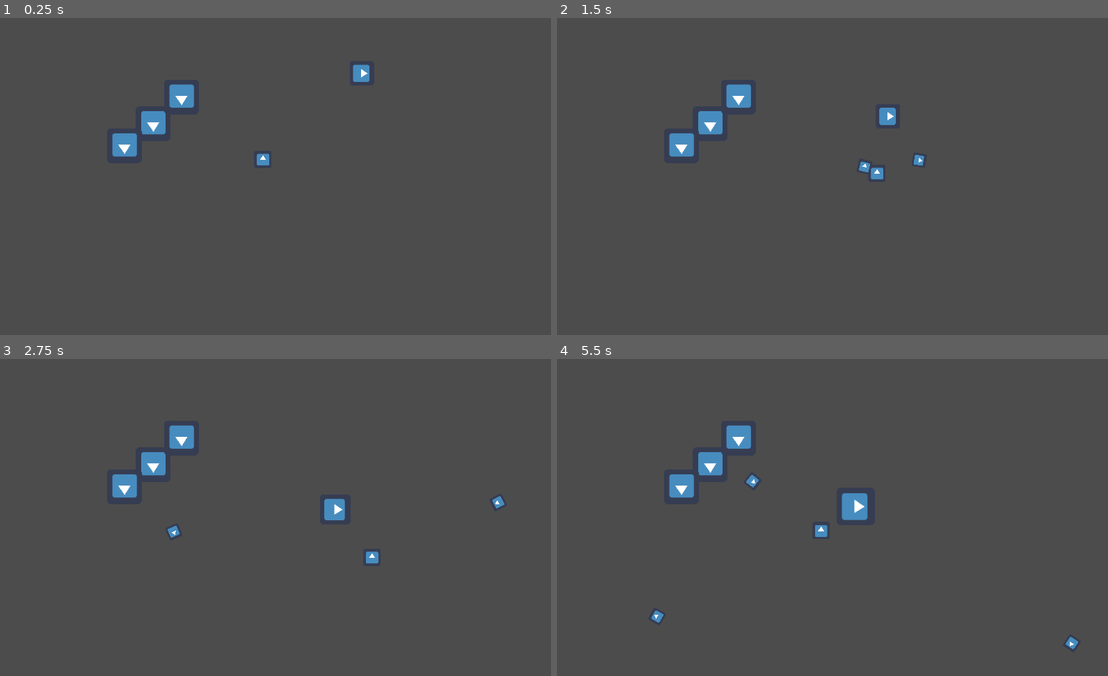
Above: before the commit, frames 1-4 (two rows, left to right).
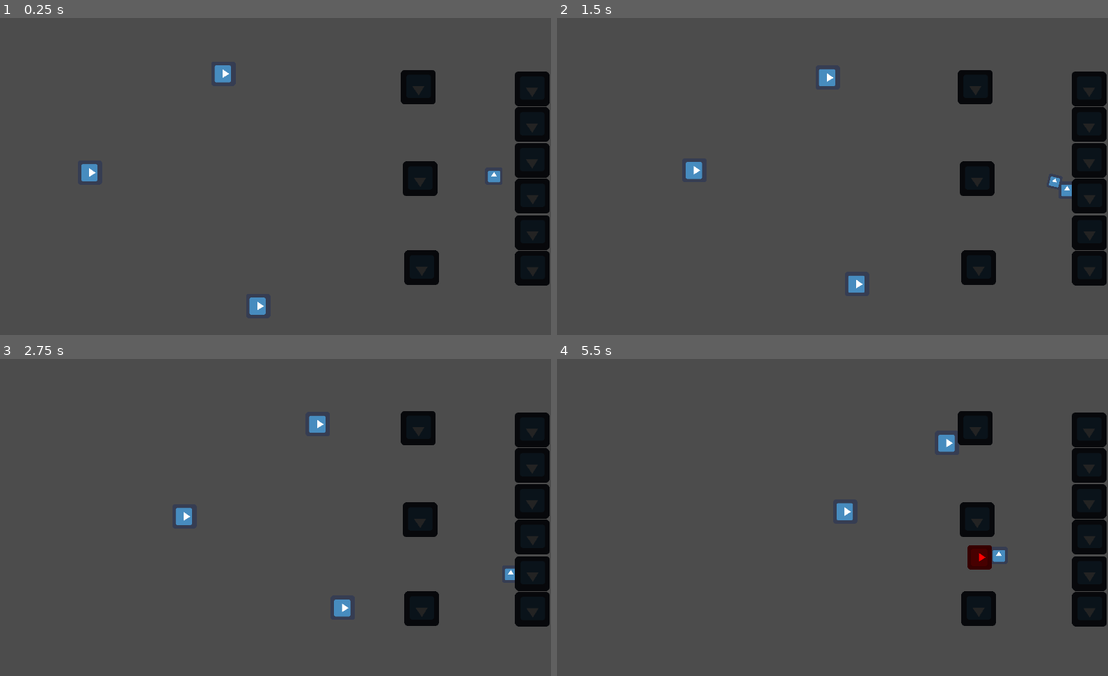
Above: after the commit, the same moments.

Repository: TreyDettmer/DefendTheKitchen
Game: Godot game, scene res://Main.tscn
The game is run twice, just before and just after one commit, with the same random seed, the same clock (stepped at 60 frames per second) and the same inputs. The engine's default icon, where the game draws it, is replaced by a stand-in: a white triangle on a blue panel in a dark square.
Inputs (mouse positions are in pixels of both pictures, inside the frame that each line leads up to):
- Up to frame 1 (0.25 s): no input
- Up to frame 2 (1.5 s): move the mouse to (953, 160) at 0.52 s; hold D (move_right) 0.53-1.28 s; click (953, 160) at 0.6 s; move the mouse to (716, 192) at 1.27 s; hold S (move_down) from 1.28 s (still down); click (716, 192) at 1.35 s
- Up to frame 3 (2.75 s): move the mouse to (330, 447) at 2.02 s; release S (move_down) at 2.03 s; hold D (move_right) from 2.03 s (still down); click (330, 447) at 2.1 s
- Up to frame 4 (5.5 s): move the mouse to (799, 584) at 2.77 s; release D (move_right) at 2.78 s; hold W (move_up) 2.78-3.53 s; click (799, 584) at 2.85 s; move the mouse to (997, 568) at 3.52 s; hold A (move_left) 3.53-5.03 s; click (997, 568) at 3.6 s; move the mouse to (661, 469) at 4.27 s; click (661, 469) at 4.35 s; move the mouse to (860, 517) at 5.02 s; hold S (move_down) from 5.03 s (still down); click (860, 517) at 5.1 s

The runs differ from the first frame. In frame 1, 8.0% of the frame differs, in the area x 14-100%, y 14-94%; in frame 2, 8.1%; in frame 3, 8.2%; in frame 4, 8.4%, in the area x 17-100%, y 16-92%.

Commit message:
player health, player death, and enemy attack

Diff:
--- a/DefendTheKitchen/Enemy.gd
+++ b/DefendTheKitchen/Enemy.gd
@@ -11,13 +11,21 @@
 # since we aren't currently changing the sprite to make the enemy look fatter, we just change the size of the sprite
 export var damageSpriteScaleFactor = 1.25;
 var isDead = false;
-var healthPoints = 3;
+var canMove = true;
+export var canMoveOnAttack = true;
+var isAttacking = false;
+var canAttack = true;
+export var attackCooldown = 1.0;
+export var attackWindup = 1.0;
+export var attackDistance = 200;
+export var healthPoints = 3;
+var currentColor = Color(1,1,1);
 
 func _ready():
 	player = get_node(playerNodePath);
 	navigationAgent.set_target_location(player.global_position);
 	navigationAgent.max_speed = maxSpeed;
-
+	$AnimatedSprite.modulate = currentColor;
 
 func _process(delta):
 	if isDead:
@@ -25,8 +33,23 @@
 	CalculateMovement(delta);
 
 
+func _physics_process(_delta):
+	if isDead:
+		return;
+
+	# if we are close enough to player then attack
+	if canAttack and (player.global_position - global_position).length_squared() < attackDistance*attackDistance:
+
+		# ensure that there is nothing between us and the player
+		var space_state = get_world_2d().direct_space_state;
+		var raycastResult = space_state.intersect_ray(global_position,player.global_position,[self],0b0001)
+		if raycastResult:
+
+			attackPlayer();
+
+
 func CalculateMovement(_delta):
-	if player != null:
+	if player != null and canMove:
 		# move towards the player
 		navigationAgent.set_target_location(player.global_position);
 		var moveDirection = position.direction_to(navigationAgent.get_next_location());
@@ -38,9 +61,13 @@
 func takeDamage(damage):
 	if not isDead:
 		healthPoints -= damage;
+		currentColor *= .5
+		$AnimatedSprite.modulate = currentColor;
+
 		# increase size of enemy
-		$AnimatedSprite.scale *= damageSpriteScaleFactor;
-		$CollisionShape2D.shape.radius *= damageSpriteScaleFactor;
+		# not doing this right now because of collision issues
+		#$AnimatedSprite.scale *= damageSpriteScaleFactor;
+		#$CollisionShape2D.shape.radius *= damageSpriteScaleFactor;
 		if healthPoints <= 0:
 			die();
 func die():
@@ -48,14 +75,39 @@
 		isDead = true;
 		queue_free();
 
+func disable():
+	isDead = true;
+
 # signal called by set_velocity() method of navigationAgent
 func _on_NavigationAgent2D_velocity_computed(safe_velocity):
 	velocity = safe_velocity;
 	var _velocity = move_and_slide(velocity);
 	for index in get_slide_count():
 		var collision := get_slide_collision(index);
-		var body := collision.collider;
+		var _body := collision.collider;
 
 # emit information needed to draw enemy's desired path
 func _on_NavigationAgent2D_path_changed():
 	emit_signal("pathChanged",navigationAgent.get_nav_path());
+
+
+func attackPlayer():
+	isAttacking = true;
+	canAttack = false;
+	print("starting attack...")
+	if not canMoveOnAttack:
+		canMove = false;
+	$AnimatedSprite.modulate = Color(1,0,0);
+	yield(get_tree().create_timer(attackWindup),"timeout");
+	if (player.global_position - global_position).length_squared() < attackDistance*attackDistance and not isDead:
+		player.takeDamage(1.0)
+		print("hit")
+	else:
+		print("missed")
+
+	if not canMoveOnAttack:
+		canMove = true;
+	$AnimatedSprite.modulate = currentColor;
+	isAttacking = false;
+	yield(get_tree().create_timer(attackCooldown),"timeout");
+	canAttack = true;
--- a/DefendTheKitchen/Enemy.tscn
+++ b/DefendTheKitchen/Enemy.tscn
@@ -18,7 +18,10 @@
 collision_layer = 2
 collision_mask = 13
 script = ExtResource( 2 )
-maxSpeed = 80.0
+maxSpeed = 70.0
+canMoveOnAttack = false
+attackWindup = 0.5
+attackDistance = 50
 
 [node name="AnimatedSprite" type="AnimatedSprite" parent="."]
 rotation = 1.5708
--- a/DefendTheKitchen/ExampleObstacle.tscn
+++ b/DefendTheKitchen/ExampleObstacle.tscn
@@ -1,6 +1,9 @@
 [gd_scene load_steps=4 format=2]
 
 [ext_resource path="res://icon.png" type="Texture" id=1]
+
+[sub_resource type="RectangleShape2D" id=2]
+extents = Vector2( 31, 30 )
 
 [sub_resource type="SpriteFrames" id=1]
 animations = [ {
@@ -10,16 +13,14 @@
 "speed": 5.0
 } ]
 
-[sub_resource type="RectangleShape2D" id=2]
-extents = Vector2( 31, 30 )
-
 [node name="ExampleObstacle" type="StaticBody2D"]
 collision_layer = 4
 collision_mask = 11
 
+[node name="CollisionShape2D" type="CollisionShape2D" parent="."]
+shape = SubResource( 2 )
+
 [node name="AnimatedSprite" type="AnimatedSprite" parent="."]
+modulate = Color( 0.137255, 0.137255, 0.137255, 1 )
 frames = SubResource( 1 )
 flip_v = true
-
-[node name="CollisionShape2D" type="CollisionShape2D" parent="."]
-shape = SubResource( 2 )
--- a/DefendTheKitchen/Main.tscn
+++ b/DefendTheKitchen/Main.tscn
@@ -6,9 +6,9 @@
 [ext_resource path="res://Main.gd" type="Script" id=4]
 
 [sub_resource type="NavigationPolygon" id=1]
-vertices = PoolVector2Array( 1024, 3, 1024, 597, 397, 158, 380, 107, 360, 205, -1, 603, 294, 273, 235, 293, 190, 278, 3, 3, 178, 233, 241, 167, 312, 110 )
-polygons = [ PoolIntArray( 0, 1, 2, 3 ), PoolIntArray( 4, 2, 1 ), PoolIntArray( 4, 1, 5, 6 ), PoolIntArray( 7, 6, 5 ), PoolIntArray( 8, 7, 5 ), PoolIntArray( 8, 5, 9, 10 ), PoolIntArray( 11, 10, 9 ), PoolIntArray( 9, 0, 3, 12 ), PoolIntArray( 9, 12, 11 ) ]
-outlines = [ PoolVector2Array( 3, 3, -1, 603, 1024, 597, 1024, 3 ), PoolVector2Array( 241, 167, 178, 233, 190, 278, 235, 293, 294, 273, 360, 205, 397, 158, 380, 107, 312, 110 ) ]
+vertices = PoolVector2Array( 1024, 3, 1024, 597, 1020, 516, 1018, 101, 950, 100, 950, 511, 831, 425, 828, 341, 826, 265, 823, 173, 821, 92, 828, 508, 3, 3, 735, 90, -1, 603, 733, 175, 739, 264, 739, 341, 747, 508, 744, 425 )
+polygons = [ PoolIntArray( 0, 1, 2, 3 ), PoolIntArray( 4, 5, 6, 7, 8 ), PoolIntArray( 4, 8, 9, 10 ), PoolIntArray( 11, 6, 5 ), PoolIntArray( 12, 0, 3, 4, 10 ), PoolIntArray( 12, 10, 13 ), PoolIntArray( 14, 12, 13, 15 ), PoolIntArray( 9, 8, 16, 15 ), PoolIntArray( 14, 15, 16, 17 ), PoolIntArray( 11, 5, 2, 1, 14, 18 ), PoolIntArray( 18, 14, 17, 19 ), PoolIntArray( 19, 17, 7, 6 ) ]
+outlines = [ PoolVector2Array( 3, 3, -1, 603, 1024, 597, 1024, 3 ), PoolVector2Array( 735, 90, 821, 92, 823, 173, 733, 175 ), PoolVector2Array( 739, 264, 826, 265, 828, 341, 739, 341 ), PoolVector2Array( 744, 425, 831, 425, 828, 508, 747, 508 ), PoolVector2Array( 950, 100, 950, 511, 1020, 516, 1018, 101 ) ]
 
 [node name="Main" type="Node"]
 script = ExtResource( 4 )
@@ -22,18 +22,47 @@
 default_color = Color( 0.886275, 0.886275, 0.886275, 1 )
 
 [node name="Player" parent="." instance=ExtResource( 2 )]
+position = Vector2( 919, 298 )
 
 [node name="Enemy" parent="." instance=ExtResource( 1 )]
-position = Vector2( 690, 96 )
+position = Vector2( 161, 292 )
+playerNodePath = NodePath("../Player")
+
+[node name="Enemy2" parent="." instance=ExtResource( 1 )]
+position = Vector2( 405, 110 )
+playerNodePath = NodePath("../Player")
+
+[node name="Enemy3" parent="." instance=ExtResource( 1 )]
+position = Vector2( 471, 545 )
 playerNodePath = NodePath("../Player")
 
 [node name="ExampleObstacle" parent="." instance=ExtResource( 3 )]
-position = Vector2( 292, 201 )
+position = Vector2( 989, 137 )
 
 [node name="ExampleObstacle2" parent="." instance=ExtResource( 3 )]
-position = Vector2( 344, 152 )
+position = Vector2( 780, 134 )
 
 [node name="ExampleObstacle3" parent="." instance=ExtResource( 3 )]
-position = Vector2( 239, 242 )
+position = Vector2( 989, 203 )
+
+[node name="ExampleObstacle4" parent="." instance=ExtResource( 3 )]
+position = Vector2( 989, 269 )
+
+[node name="ExampleObstacle5" parent="." instance=ExtResource( 3 )]
+position = Vector2( 990, 335 )
+
+[node name="ExampleObstacle6" parent="." instance=ExtResource( 3 )]
+position = Vector2( 990, 402 )
+
+[node name="ExampleObstacle7" parent="." instance=ExtResource( 3 )]
+position = Vector2( 990, 468 )
+
+[node name="ExampleObstacle8" parent="." instance=ExtResource( 3 )]
+position = Vector2( 786, 467 )
+
+[node name="ExampleObstacle9" parent="." instance=ExtResource( 3 )]
+position = Vector2( 783, 303 )
 
 [connection signal="pathChanged" from="Enemy" to="." method="_on_Enemy_pathChanged"]
+[connection signal="pathChanged" from="Enemy2" to="." method="_on_Enemy_pathChanged"]
+[connection signal="pathChanged" from="Enemy3" to="." method="_on_Enemy_pathChanged"]
--- a/DefendTheKitchen/Player.gd
+++ b/DefendTheKitchen/Player.gd
@@ -5,17 +5,40 @@
 var screen_size = Vector2.ZERO;
 var direction = Vector2.ZERO;
 var aimDirection = Vector2.ZERO;
+var healthPoints = 2;
+var isDead = false;
 var foods = {
 	"pizza" : preload("res://Pizza.tscn")
 }
 
+func takeDamage(damage):
+	if not isDead:
+		healthPoints -= damage;
 
+		# change player color to communicate hurt
+		$AnimatedSprite.modulate = Color(1,0.7,0)
+		yield(get_tree().create_timer(0.1),"timeout");
+		$AnimatedSprite.modulate = Color(1,1,1)
+		print("Player took damage. Health is ", healthPoints);
+		# increase size of enemy
+		if healthPoints <= 0:
+			die();
+func die():
+	if not isDead:
+		isDead = true;
+		# make all enemies stop
+		hide();
+		get_tree().call_group("enemies","disable");
+		print("Player died")
+		#queue_free();
 
 func _ready():
 	screen_size = get_viewport_rect().size;
 
 
 func _process(_delta):
+	if isDead:
+		return;
 	GetInput();
 
 func GetInput():
@@ -34,6 +57,8 @@
 
 
 func _physics_process(_delta):
+	if isDead:
+		return;
 	var _newVelocity = move_and_slide(direction * speed)
 	# keep player within screen
 	position.x = clamp(position.x,0,screen_size.x);
--- a/DefendTheKitchen/Player.tscn
+++ b/DefendTheKitchen/Player.tscn
@@ -14,7 +14,7 @@
 "speed": 5.0
 } ]
 
-[node name="Player" type="KinematicBody2D"]
+[node name="Player" type="KinematicBody2D" groups=["players"]]
 position = Vector2( 494, 267 )
 collision_mask = 6
 script = ExtResource( 2 )
